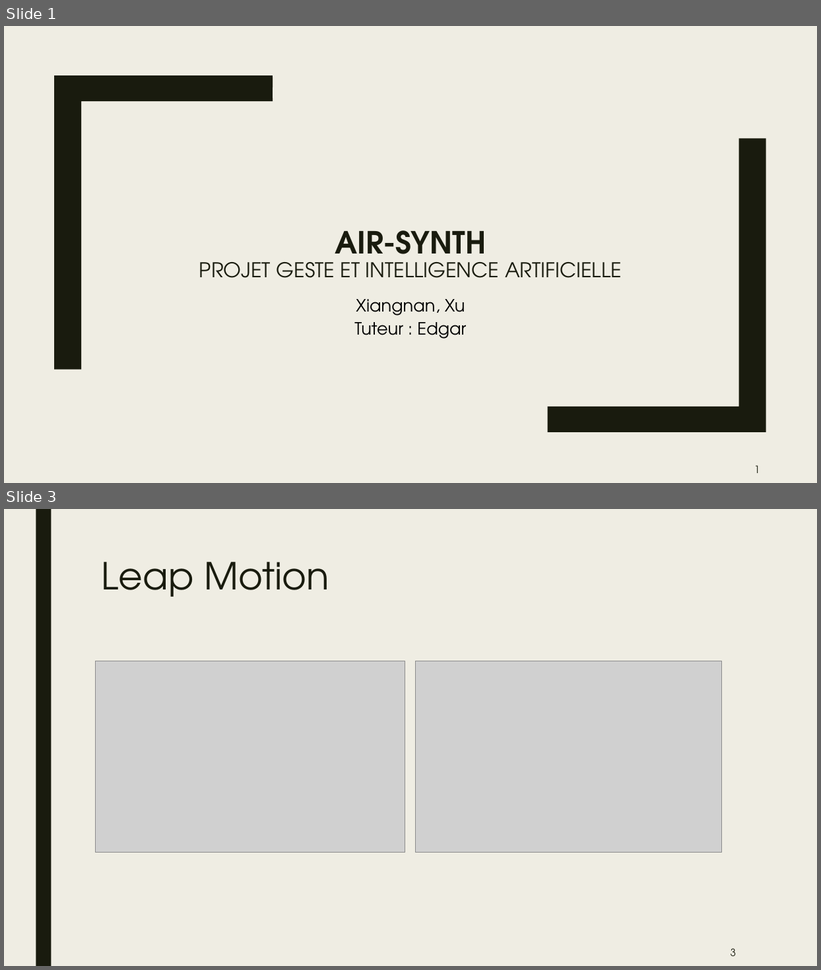
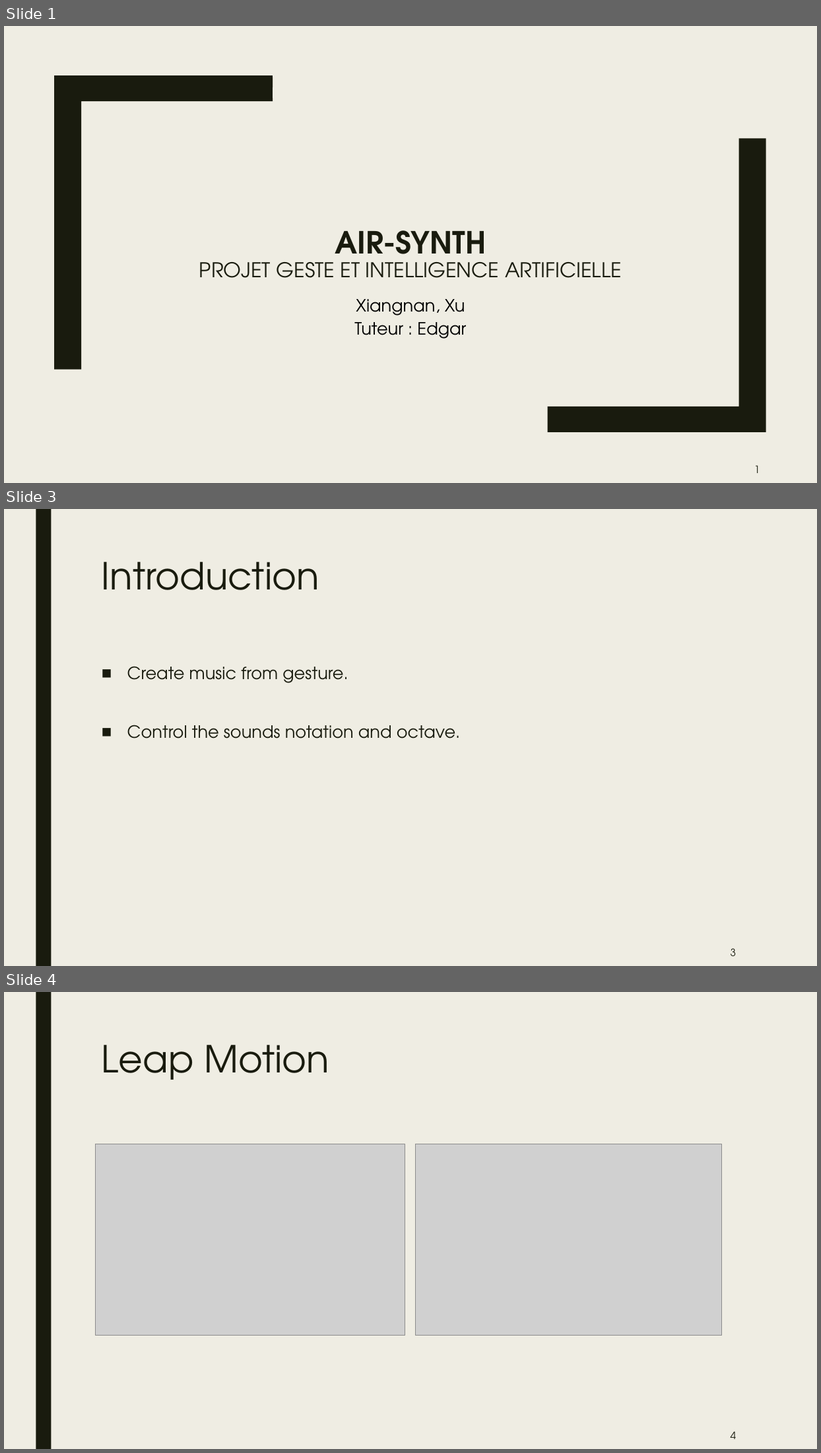
Before and after one commit to Redcynthia/gesteAI, a slide deck: yaoxu/Geste_Piano.pptx. Shown one above the other, each under a label of ours: slides 1 and 3 before the commit, slides 1, 3 and 4 after it; the slides between them are not shown. The pictures are 821x970 and 821x1453 pixels, drawn with LibreOffice and Linux fonts; fonts in the diff are those of the drawing; grey boxes stand for pictures. Boxes give left, top, right and bottom in pixels: in the first picture for what was removed or moved away, otherwise in the second. Text is boxed around its words. In the diff, an @@ line names an element or a change of style, - is before the commit and + after.

```diff
--- a/yaoxu/Geste_Piano.pptx
+++ b/yaoxu/Geste_Piano.pptx
@@ slide 3 added at (4,509,817,966), background #EFEDE3; not listed: 1 template element that a slide beside it also shows @@
@@ title added at (102,562,319,590), 44 pt, text #191B0E @@
+Introduction
@@ text added at (127,666,461,739), 20 pt, text #191B0E @@
+■ Create music from gesture.
+■ Control the sounds notation and octave.
@@ page number added at (731,949,737,956), 12 pt, text #191B0E @@
+3
@@ what was slide 3 is now slide 4 @@
@@ page number at (731,1432,737,1439): text changed @@
-3
+4
```
Also in this commit, not shown: 5 slides changed, 3 other slides added, 2 other files.
